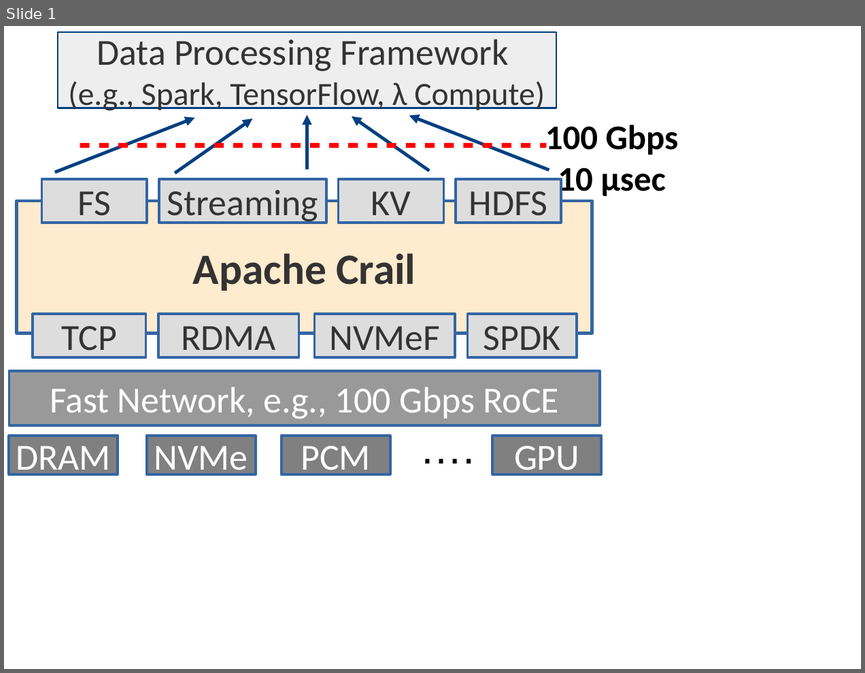
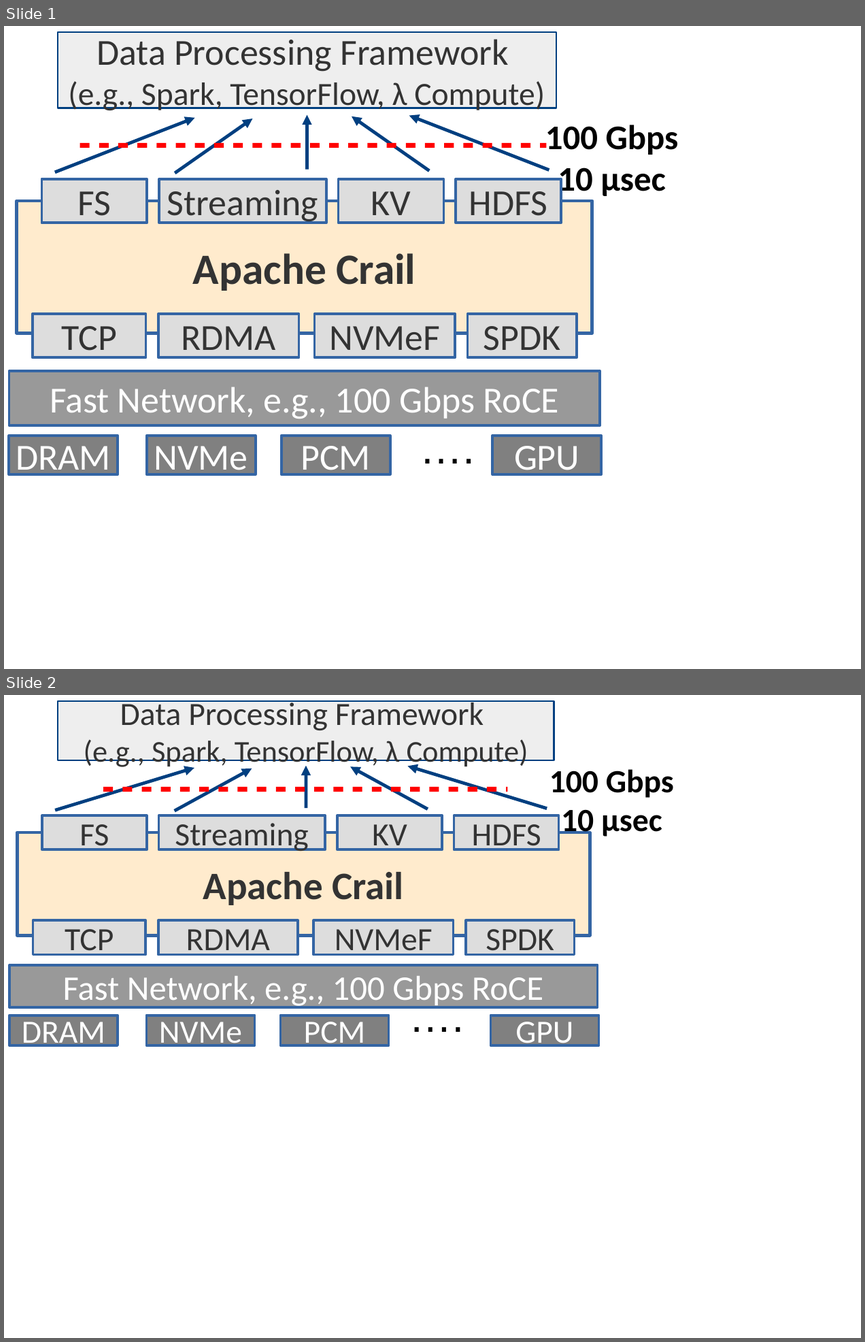
Before and after one commit to apache/incubator-crail-website, a slide deck: site/_graphix/stack.odp. Shown one above the other, each under a label of ours: slide 1 before the commit, slides 1 and 2 after it. The pictures are 865x673 and 865x1342 pixels, drawn with LibreOffice and Linux fonts; fonts in the diff are those of the drawing. Boxes give left, top, right and bottom in pixels: in the first picture for what was removed or moved away, otherwise in the second. Text is boxed around its words. In the diff, an @@ line names an element or a change of style, - is before the commit and + after.

```diff
--- a/site/_graphix/stack.odp
+++ b/site/_graphix/stack.odp
@@ slide 2 added at [4, 695, 861, 1338], background #FFFFFF @@
@@ rectangle added at [58, 701, 553, 760], fill #EEEEEE, outline #003F80 1.5 pt, 28 pt, text #333333 @@
+Data Processing Framework
+(e.g., Spark, TensorFlow, λ Compute)
@@ arrow added from (55, 810) to (194, 768), #003F80 3 pt @@
@@ arrow added from (174, 811) to (252, 768), #003F80 3 pt @@
@@ arrow added from (306, 808) to (306, 766), #003F80 3 pt @@
@@ arrow added from (428, 809) to (350, 766), #003F80 3 pt @@
@@ arrow added from (547, 809) to (407, 766), #003F80 3 pt @@
@@ text added at [549, 769, 674, 839], 30 pt, text #000000, bold @@
+100 Gbps
+10 μsec
@@ line added from (103, 789) to (508, 789), #FF0000 4.51 pt @@
@@ rectangle added at [42, 815, 147, 850], fill #DDDDDD, outline #3465A4 2.3 pt, 30 pt, text #333333 @@
+FS
@@ rectangle added at [159, 815, 325, 850], fill #DDDDDD, outline #3465A4 2.3 pt, 30 pt, text #333333 @@
+Streaming
@@ rectangle added at [338, 815, 443, 850], fill #DDDDDD, outline #3465A4 2.3 pt, 30 pt, text #333333 @@
+KV
@@ rectangle added at [454, 815, 559, 850], fill #DDDDDD, outline #3465A4 2.3 pt, 30 pt, text #333333 @@
+HDFS
@@ rectangle added at [17, 832, 590, 935], fill #FFEBCD, outline #3465A4 3 pt, 36 pt, text #333333, bold @@
+Apache Crail
@@ rectangle added at [33, 921, 145, 955], fill #DDDDDD, outline #3465A4 2.3 pt, 30 pt, text #333333 @@
+TCP
@@ rectangle added at [158, 921, 298, 955], fill #DDDDDD, outline #3465A4 2.3 pt, 30 pt, text #333333 @@
+RDMA
@@ rectangle added at [313, 921, 453, 955], fill #DDDDDD, outline #3465A4 2.3 pt, 30 pt, text #333333 @@
+NVMeF
@@ rectangle added at [466, 921, 575, 955], fill #DDDDDD, outline #3465A4 2.3 pt, 30 pt, text #333333 @@
+SPDK
@@ rectangle added at [9, 965, 597, 1008], fill #999999, outline #3465A4 2.3 pt, 32 pt, text #FFFFFF @@
+Fast Network, e.g., 100 Gbps RoCE
@@ text added at [401, 985, 481, 1041], 40 pt, text #000000 @@
+….
@@ rectangle added at [9, 1015, 118, 1046], fill #808080, outline #3465A4 2.3 pt, 30 pt, text #FFFFFF @@
+DRAM
@@ rectangle added at [146, 1015, 254, 1046], fill #808080, outline #3465A4 2.3 pt, 30 pt, text #FFFFFF @@
+NVMe
@@ rectangle added at [281, 1015, 389, 1046], fill #808080, outline #3465A4 2.3 pt, 30 pt, text #FFFFFF @@
+PCM
@@ rectangle added at [491, 1015, 599, 1046], fill #808080, outline #3465A4 2.3 pt, 30 pt, text #FFFFFF @@
+GPU
```
Also in this commit, not shown: 4 other files.
